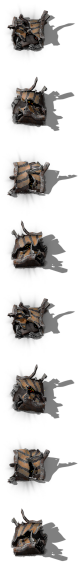
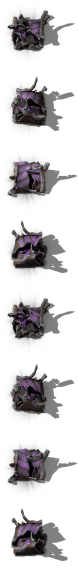
Layer changes from the first 78 × 576 image to the second:
added layer "tier 6" above "tier 5" over [left=7, top=10, right=50, bottom=550]
hid "tier 5" over [left=7, top=10, right=50, bottom=550]
